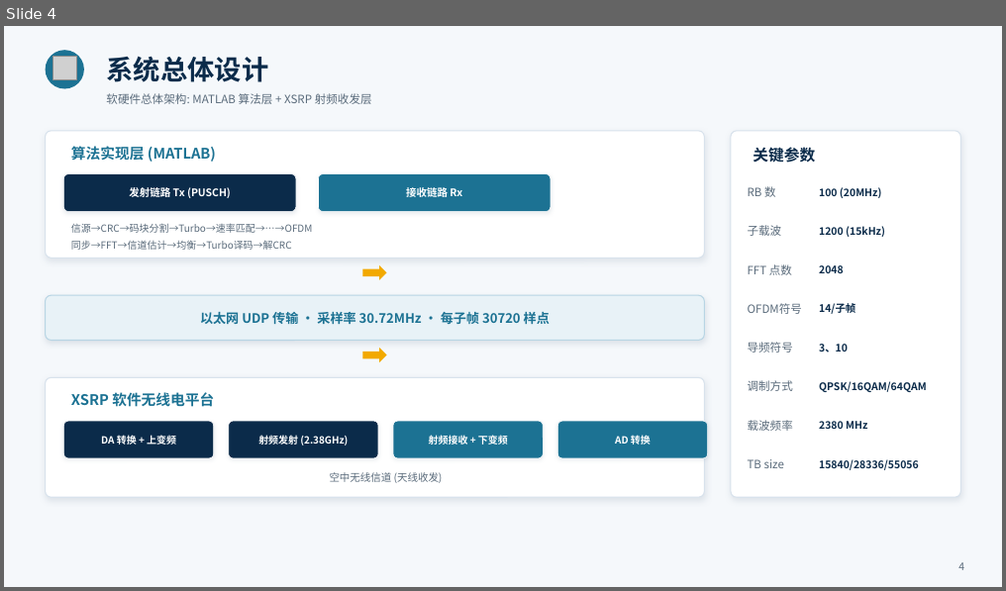
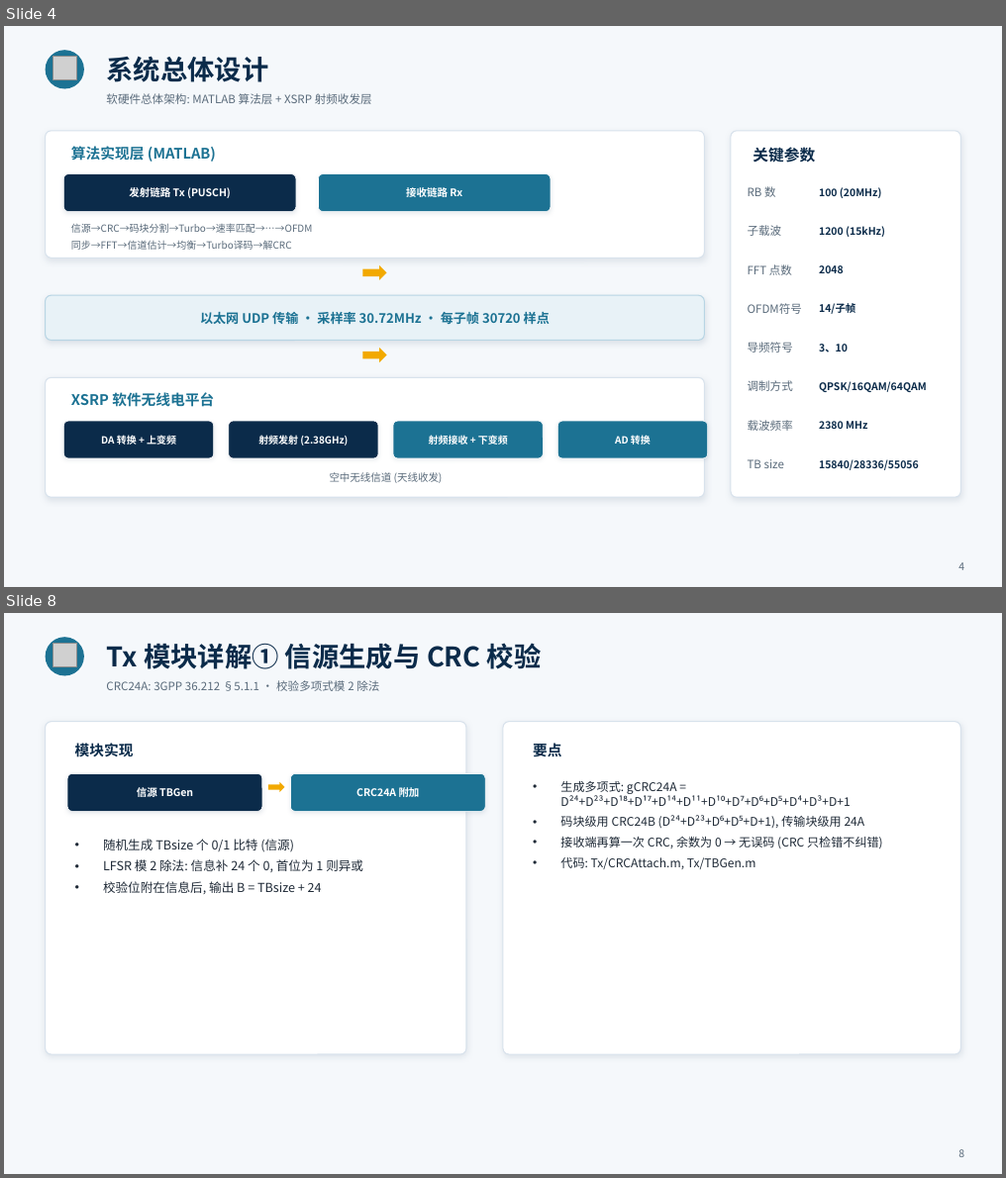
Before and after one commit to Amaratianqaq/TDLTE, a slide deck: TD-LTE物理层协议通信系统设计_验收汇报.pptx. Shown one above the other, each under a label of ours: slide 4 before the commit, slides 4 and 8 after it; the slides between them are not shown. The pictures are 1006x591 and 1006x1178 pixels, drawn with LibreOffice and Linux fonts; fonts in the diff are those of the drawing; grey boxes stand for pictures. Boxes give left, top, right and bottom in pixels: in the first picture for what was removed or moved away, otherwise in the second. Text is boxed around its words. In the diff, an @@ line names an element or a change of style, - is before the commit and + after.

```diff
--- a/TD-LTE物理层协议通信系统设计_验收汇报.pptx
+++ b/TD-LTE物理层协议通信系统设计_验收汇报.pptx
@@ slide 8 added at (4,613,1002,1174), background #F5F8FB @@
@@ ellipse added at (46,637,84,676), fill #1C7293 @@
@@ picture added at (53,643,76,666) @@
@@ text added at (106,643,542,669), 26 pt, text #0B2B4A, bold @@
+Tx 模块详解① 信源生成与 CRC 校验
@@ text added at (106,680,379,691), 11 pt, text #5A6B7B @@
+CRC24A: 3GPP 36.212 §5.1.1 · 校验多项式模 2 除法
@@ rounded rectangle added at (46,722,466,1055), fill #FFFFFF, outline #D8E2EC 1 pt @@
@@ rounded rectangle added at (503,722,961,1055), fill #FFFFFF, outline #D8E2EC 1 pt @@
@@ text added at (75,743,134,758), 14 pt, text #0B2B4A, bold @@
+模块实现
@@ text added at (533,743,561,757), 14 pt, text #0B2B4A, bold @@
+要点
@@ rounded rectangle added at (67,774,262,811), fill #0B2B4A, outline #FFFFFF 0.5 pt @@
@@ text added at (137,785,193,799), 10 pt, text #FFFFFF, bold @@
+信源 TBGen
@@ right arrow added at (268,782,285,792), fill #F2A900 @@
@@ rounded rectangle added at (291,774,485,811), fill #1C7293, outline #FFFFFF 0.5 pt @@
@@ text added at (356,785,420,799), 10 pt, text #FFFFFF, bold @@
+CRC24A 附加
@@ text added at (560,781,883,869), 11.5 pt, text #1F2A37 @@
+• 生成多项式: gCRC24A = D²⁴+D²³+D¹⁸+D¹⁷+D¹⁴+D¹¹+D¹⁰+D⁷+D⁶+D⁵+D⁴+D³+D+1
+• 码块级用 CRC24B (D²⁴+D²³+D⁶+D⁵+D+1), 传输块级用 24A
+• 接收端再算一次 CRC, 余数为 0 → 无误码 (CRC 只检错不纠错)
+• 代码: Tx/CRCAttach.m, Tx/TBGen.m
@@ text added at (103,839,363,894), 12 pt, text #1F2A37 @@
+• 随机生成 TBsize 个 0/1 比特 (信源)
+• LFSR 模 2 除法: 信息补 24 个 0, 首位为 1 则异或
+• 校验位附在信息后, 输出 B = TBsize + 24
@@ text added at (958,1150,964,1157), 10 pt, text #5A6B7B @@
+8
```
Also in this commit, not shown: 7 slides changed, 12 other slides added, 2 slides removed.
